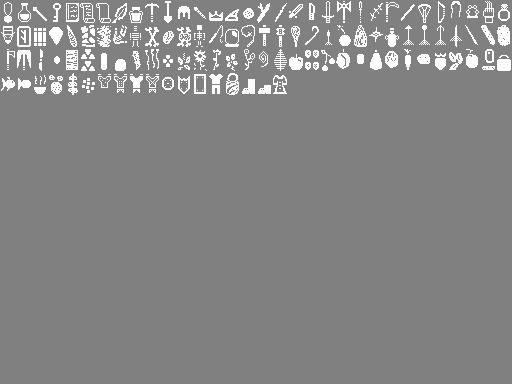
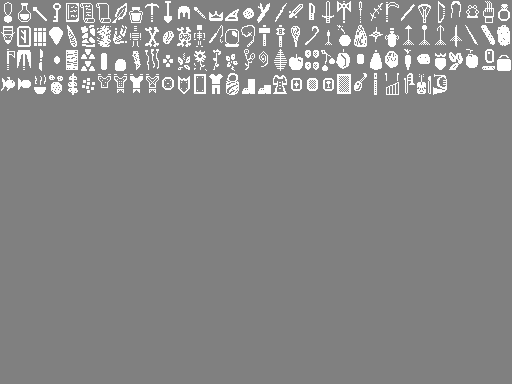
Revision of a layered 512 × 384 image; what changed, layer by layer:
painted on "Background" over bbox(291, 73, 447, 95)
